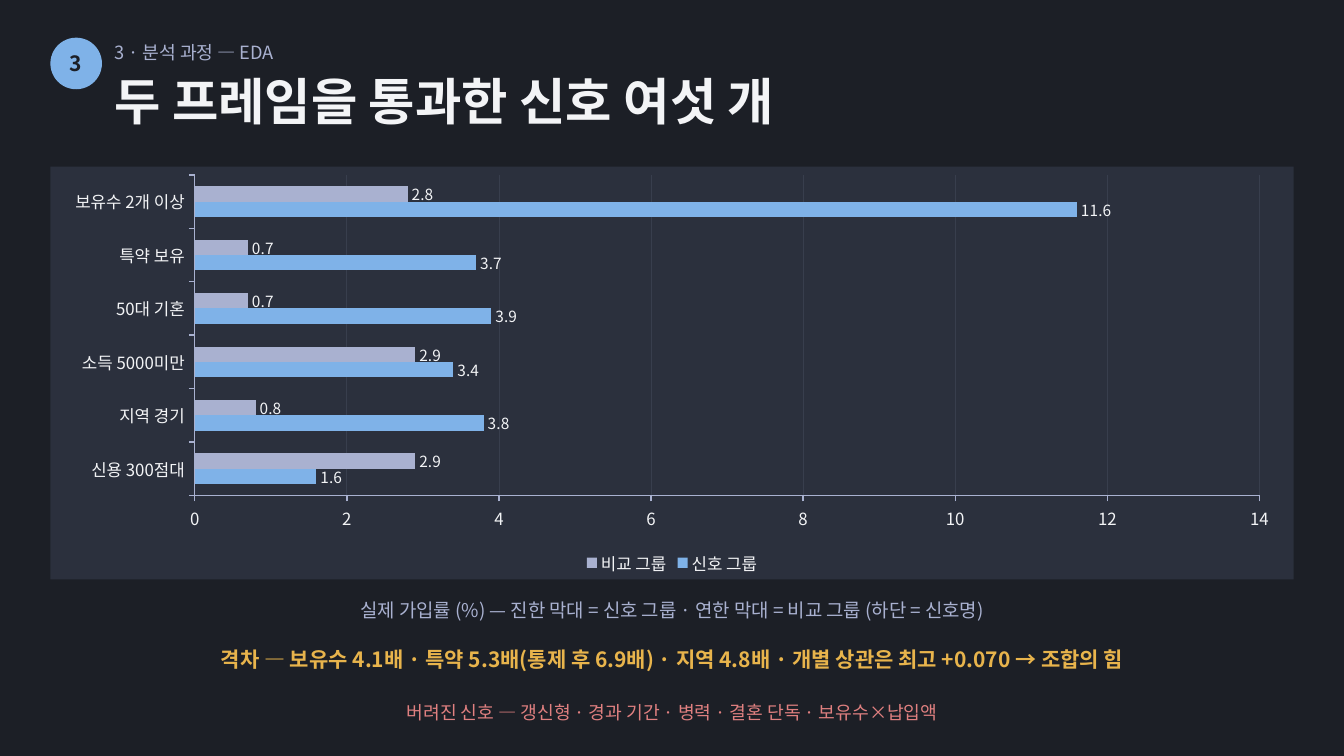
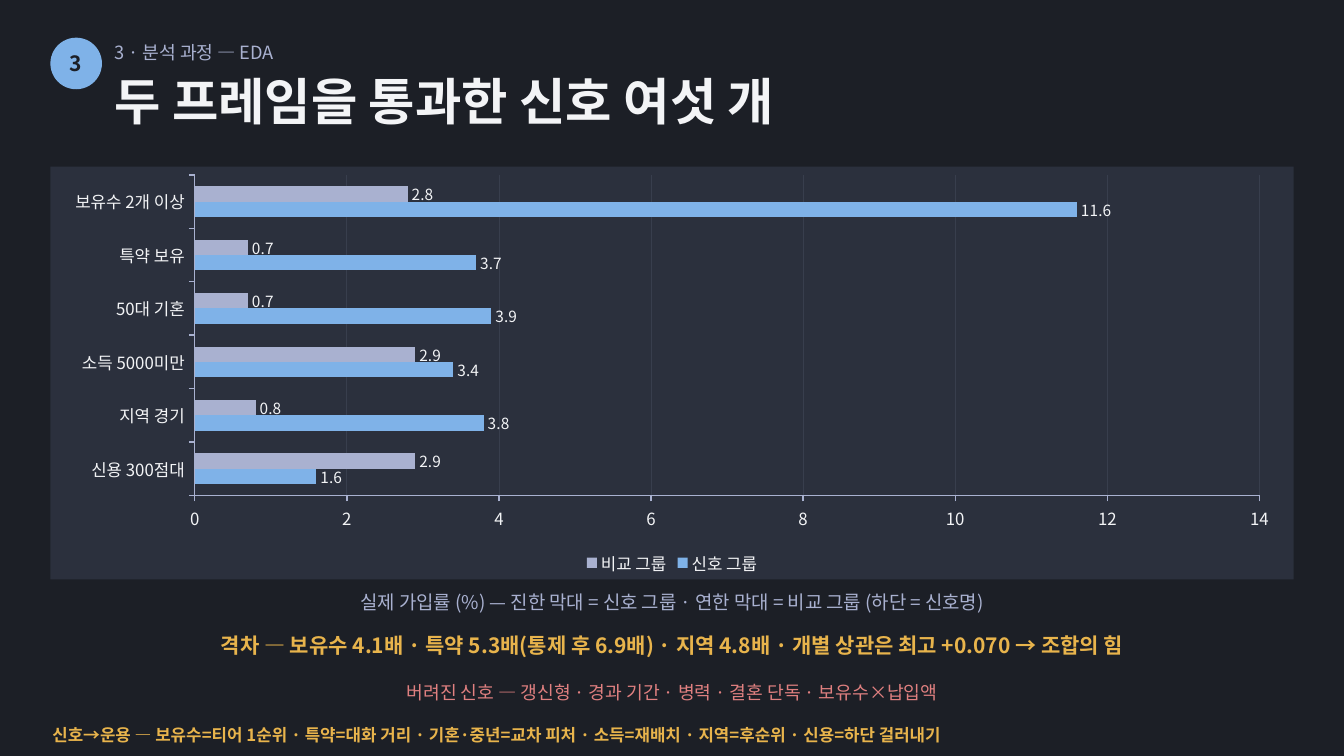
Before and after one commit to lunteras/pj1, a slide deck: slide 8 of artifacts/프로젝트1_최종발표자료.pptx. Drawn at 1344x756 pixels with LibreOffice and Linux fonts; fonts in the diff are those of the drawing. Boxes give left, top, right and bottom in pixels: in the first picture for what was removed or moved away, otherwise in the second. Text is boxed around its words. In the diff, an @@ line names an element or a change of style, - is before the commit and + after.

Commit message:
슬라이드8에 신호→운용 매핑 배너 추가 (EDA 정리 패널 흡수) + 대본 S8 배너 멘트

```diff
--- a/artifacts/프로젝트1_최종발표자료.pptx
+++ b/artifacts/프로젝트1_최종발표자료.pptx
@@ text "실제 가입률 (%) — 진한 ..." moved from (x1=360, y1=601, x2=983, y2=621) to (x1=360, y1=593, x2=983, y2=613) @@
@@ text "격차 — 보유수 4.1배 · ..." moved from (x1=221, y1=649, x2=1123, y2=671) to (x1=221, y1=635, x2=1123, y2=657) @@
@@ text "버려진 신호 — 갱신형 · ..." moved from (x1=407, y1=703, x2=937, y2=721) to (x1=407, y1=683, x2=937, y2=701) @@
@@ text added at (x1=52, y1=727, x2=941, y2=743), 12 pt, text #E8B44C, bold @@
+신호→운용 — 보유수=티어 1순위 · 특약=대화 거리 · 기혼·중년=교차 피처 · 소득=재배치 · 지역=후순위 · 신용=하단 걸러내기
```
Also in this commit, not shown: 1 other file.
